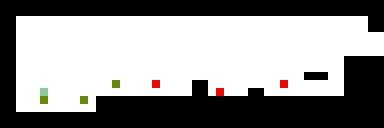
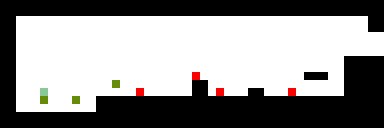
Layer changes from the first 384px x 128px image to the second:
painted on "图层 1" over [left=72, top=72, right=296, bottom=104]
